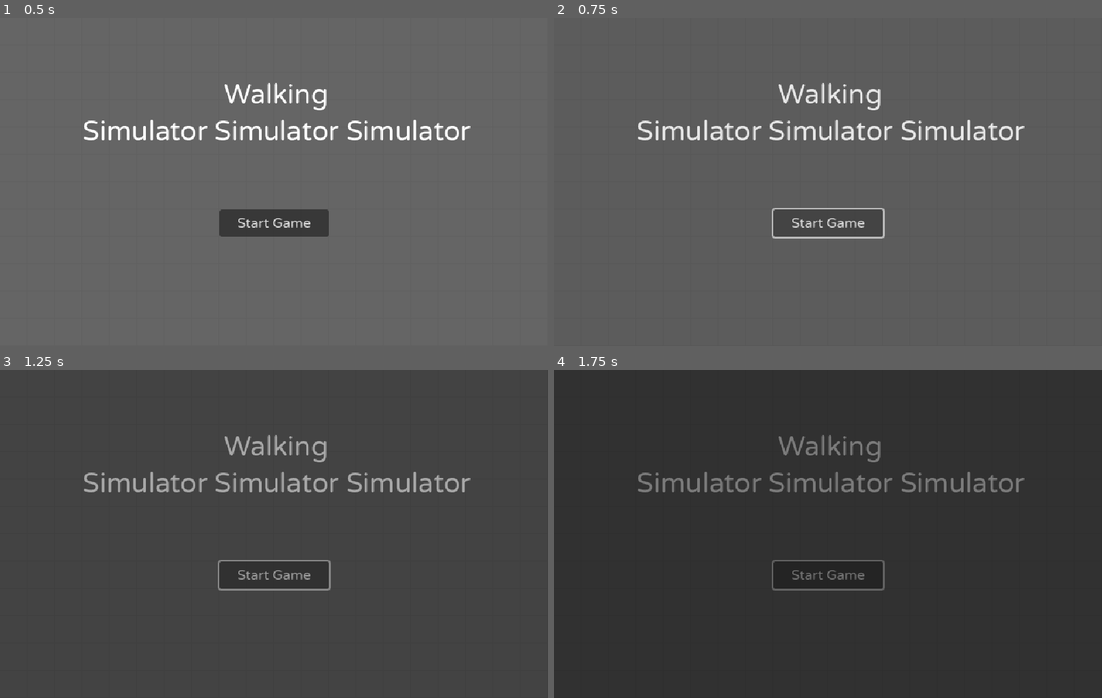
Above: before the commit, frames 1-4 (two rows, left to right).
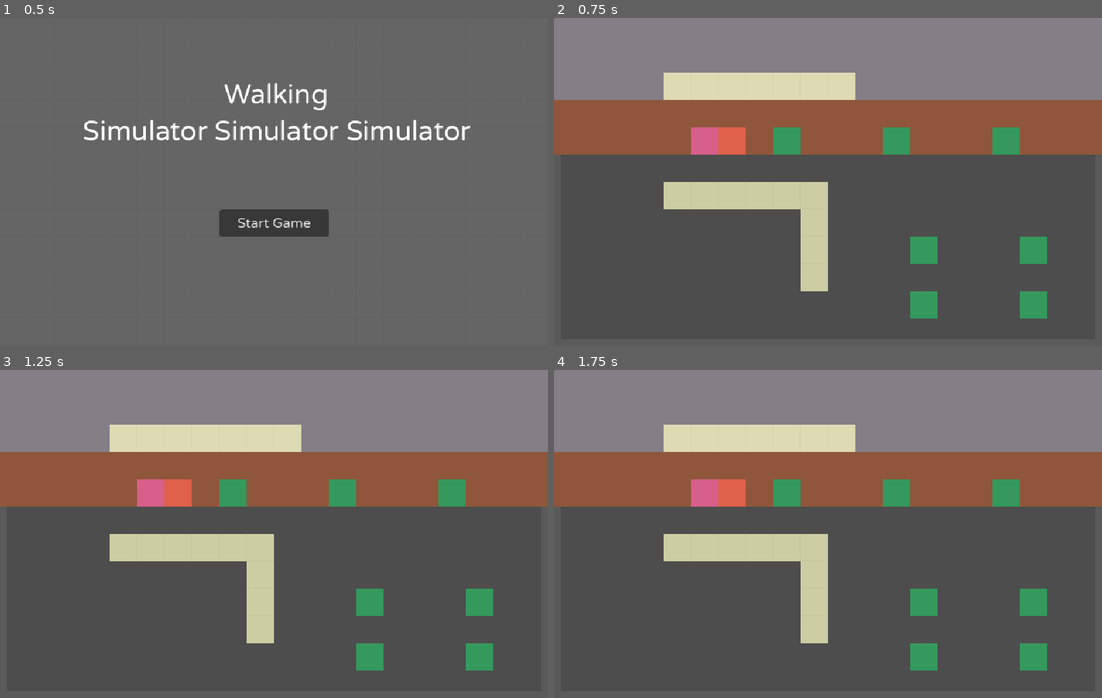
Above: after the commit, the same moments.

Repository: strawstack/MinnHax2023
Game: Godot game, scene res://main_menu.tscn
Two runs of this game, one before a commit and one after it. Both use one fixed random seed, a clock stepped at 60 frames per second and the inputs below.
Inputs (mouse positions are in pixels of both pictures, inside the frame that each line leads up to):
- Up to frame 1 (0.5 s): no input
- Up to frame 2 (0.75 s): click "Start Game" at 0.5 s
- Up to frame 3 (1.25 s): no input
- Up to frame 4 (1.75 s): click (828, 573) at 1.25 s, where only the run before the commit has a clickable "Start Game"

Frame 1 is identical in both runs. In frame 2, 47% of the frame differs, in the area x 0-100%, y 0-92%; in frame 3, 49%; in frame 4, 100%, in the area x 0-100%, y 0-100%.

Commit message:
Good fix for facing and tween frame skip

Diff:
--- a/MinnMaxGodot/main.gd
+++ b/MinnMaxGodot/main.gd
@@ -7,7 +7,7 @@
 @export var canvasModulate: CanvasModulate
 @export var eventAssetsNode: Node2D
 
-var debug = false
+var debug = true
 
 var readyLookup = {
 	"leo": false,
--- a/MinnMaxGodot/main_menu.gd
+++ b/MinnMaxGodot/main_menu.gd
@@ -1,6 +1,6 @@
 extends Node
 
-var debug = false
+var debug = true
 
 func _ready():
 	pass
--- a/MinnMaxGodot/player.gd
+++ b/MinnMaxGodot/player.gd
@@ -7,6 +7,9 @@
 var slip = false
 var facing = 0 # 0: up, 1: right, 2: down, 3: left
 var facingLookup
+
+var facingRequest = null
+var moveRequest = null
 
 func _ready():
 	gc = get_tree().root.get_node("main")
@@ -24,18 +27,27 @@
 func movingFalse():
 	var state = gc.getState()
 	var curCell = currentCell()
+
 	if state["active_char"] == charName:
 		tagsNode.triggerEvent(curCell)
 		slip = gc.isIce(curCell)
-	gc.setState(func(s): s[charName]["moving"] = false)
+
+	if slip:
+		slip = false
+		var fd = facingLookup[facing]
+		move(curCell + fd)
+	else:
+		gc.setState(func(s): s[charName]["moving"] = false)
+		maybeMove()
 
 func move(targetCell):
-
+	gc.setState(func(s): s[charName]["moving"] = true)
+	gc.setState(func(s): s[charName]["cell"] = targetCell)
 	var curCell = currentCell()
 
 	# Announce movement
 	var state = gc.getState()
-	if not state["seperate"] and state["active_char"] == charName:
+	if (not state["seperate"]) and state["active_char"] == charName:
 		otherCharNode().listenForMovement(curCell)
 
 	var tween = create_tween()
@@ -44,7 +56,7 @@
 	tween.tween_callback(movingFalse)
 
 func listenForMovement(targetCell):
-	gc.setState(func(s): s[charName]["cell"] = targetCell)
+	move(targetCell)
 
 func currentCell():
 	return gc.worldToCell(get_global_position())
@@ -55,49 +67,38 @@
 func otherCharNode():
 	return get_tree().root.get_node("main" + "/" + otherCharName())
 
-func processSlip(charState):
-	var fd = facingLookup[facing]
-	gc.setState(func(s): s[charName]["cell"] = charState["cell"] + fd)
+func checkKeys(charState):
+	facingRequest = null
+	moveRequest = null
 
-func checkKeys(charState):
 	if Input.is_action_pressed("up"):
-		facing = 0
+		facingRequest = 0
+		moveRequest = charState["cell"] + Vector2(0, -1)
 
 	elif Input.is_action_pressed("right"):
-		facing = 1
+		facingRequest = 1
+		moveRequest = charState["cell"] + Vector2(1, 0)
 
 	elif Input.is_action_pressed("down"):
-		facing = 2
+		facingRequest = 2
+		moveRequest = charState["cell"] + Vector2(0, 1)
 
 	elif Input.is_action_pressed("left"):
-		facing = 3
-
-	if Input.is_action_pressed("up"):
-		var tc = charState["cell"] + Vector2(0, -1)
-		if gc.inBounds(tc):
-			gc.setState(func(s): s[charName]["cell"] = tc)
-
-	elif Input.is_action_pressed("right"):
-		var tc = charState["cell"] + Vector2(1, 0)
-		if gc.inBounds(tc):
-			gc.setState(func(s): s[charName]["cell"] = tc)
-
-	elif Input.is_action_pressed("down"):
-		var tc = charState["cell"] + Vector2(0, 1)
-		if gc.inBounds(tc):
-			gc.setState(func(s): s[charName]["cell"] = tc)
-
-	elif Input.is_action_pressed("left"):
-		var tc = charState["cell"] + Vector2(-1, 0)
-		if gc.inBounds(tc):
-			gc.setState(func(s): s[charName]["cell"] = tc)
+		facingRequest = 3
+		moveRequest = charState["cell"] + Vector2(-1, 0)
 
 func maybeMove():
-	var newCell = gc.getState()[charName]["cell"]
+	var state = gc.getState()
+	var charState = state[charName]
 	var curCell = currentCell()
-	if not (newCell.is_equal_approx(curCell)):
-		gc.setState(func(s): s[charName]["moving"] = true)
-		move(newCell)
+
+	if (not charState["moving"]) and (not state["event"]):
+
+		if facingRequest != null:
+			facing = facingRequest
+
+		if moveRequest != null and gc.inBounds(moveRequest) and (not curCell.is_equal_approx(moveRequest)):
+			move(moveRequest)
 
 func _process(_delta):
 
@@ -105,14 +106,6 @@
 	var charState = state[charName]
 
 	if state["ready"]:
-		if (not charState["moving"]) and (not state["event"]):
-			if state["active_char"] == charName: # and not state[otherCharName()]["moving"]
-
-				if slip:
-					slip = false
-					processSlip(charState)
-
-				else:
-					checkKeys(charState)
-
+		if state["active_char"] == charName: # and not state[otherCharName()]["moving"]
+			checkKeys(charState)
 			maybeMove()
